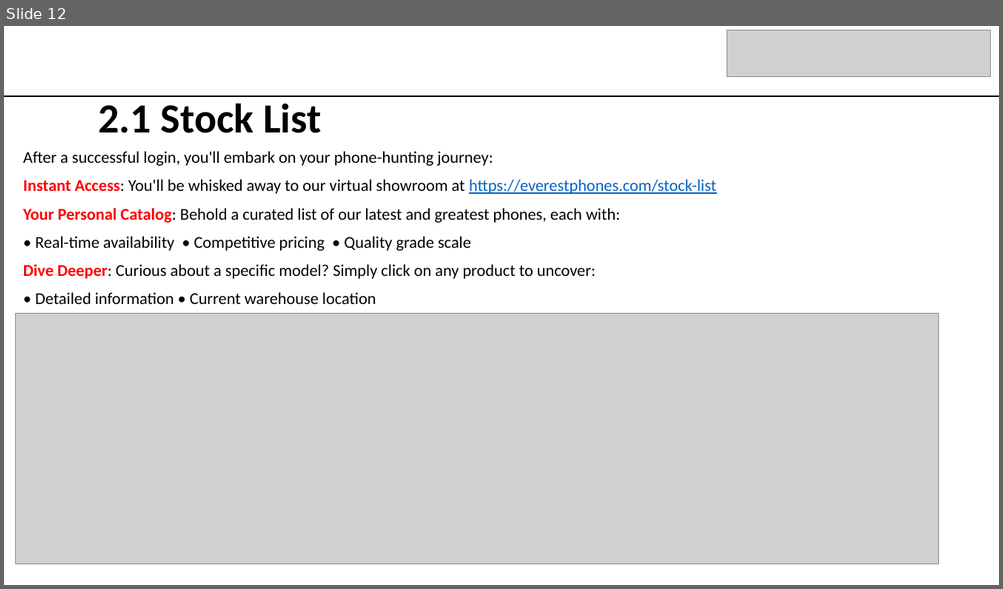
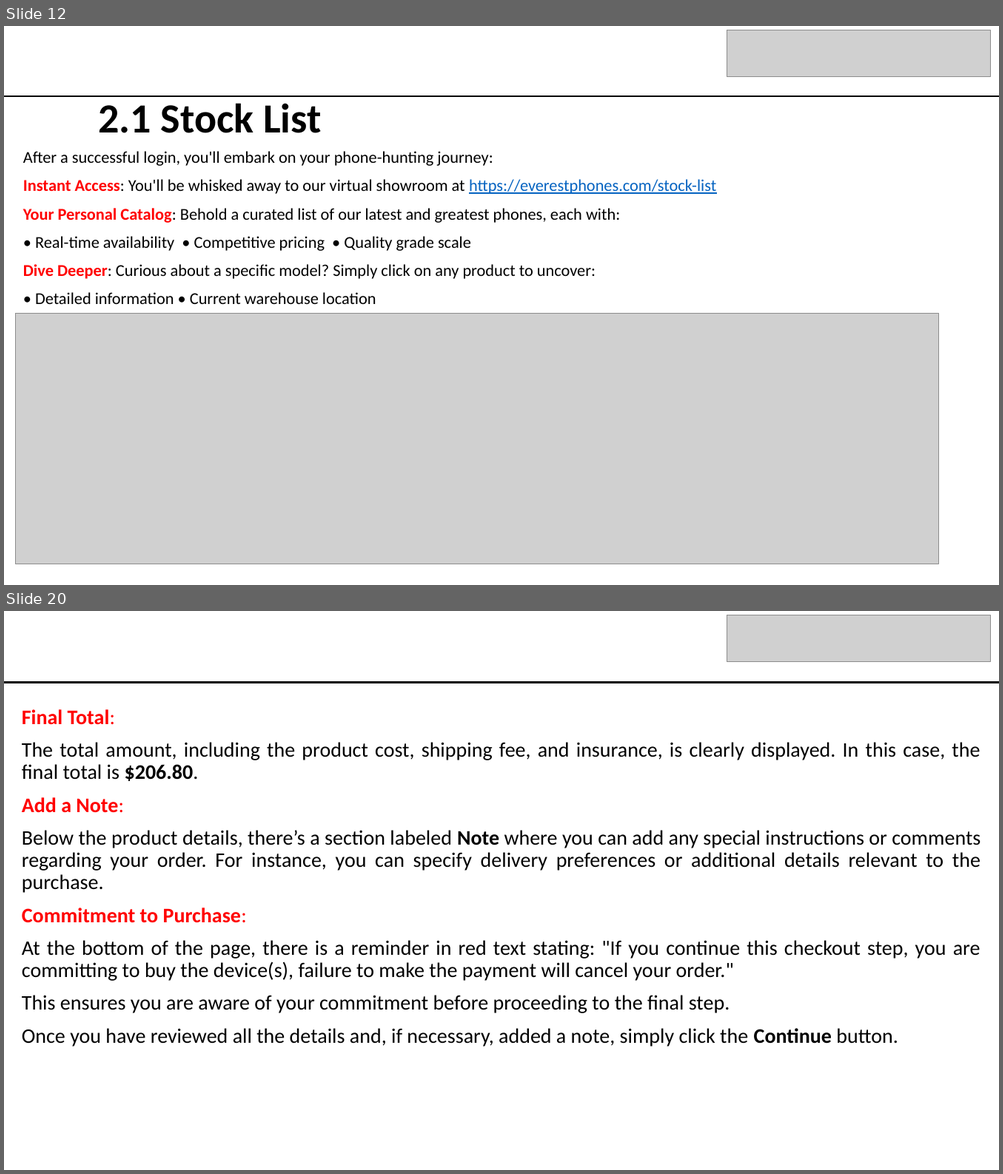
Before and after one commit to bidhan948/Everest-Phones-User-Manual, a slide deck: EVEREST PHONES.pptx. Shown one above the other, each under a label of ours: slide 12 before the commit, slides 12 and 20 after it; the slides between them are not shown. The pictures are 1003x589 and 1003x1174 pixels, drawn with LibreOffice and Linux fonts; fonts in the diff are those of the drawing; grey boxes stand for pictures. Boxes give left, top, right and bottom in pixels: in the first picture for what was removed or moved away, otherwise in the second. Text is boxed around its words. In the diff, an @@ line names an element or a change of style, - is before the commit and + after.

Commit message:
Checkout

```diff
--- a/EVEREST PHONES.pptx
+++ b/EVEREST PHONES.pptx
@@ slide 20 added at (4, 611, 999, 1170), background #FFFFFF @@
@@ picture added at (727, 615, 990, 663) @@
@@ line added from (4, 683) to (999, 683), #000000 1.5 pt @@
@@ subtitle added at (22, 709, 980, 1047), 20 pt, text #000000 @@
+Final Total:
+The total amount, including the product cost, shipping fee, and insurance, is clearly displayed. In this case, the final total is $206.80.
+Add a Note:
+Below the product details, there’s a section labeled Note where you can add any special instructions or comments regarding your order. For instance, you can specify delivery preferences or additional details relevant to the purchase.
+Commitment to Purchase:
+At the bottom of the page, there is a reminder in red text stating: "If you continue this checkout step, you are committing to buy the device(s), failure to make the payment will cancel your order."
+This ensures you are aware of your commitment before proceeding to the final step.
+Once you have reviewed all the details and, if necessary, added a note, simply click the Continue button.
```
Also in this commit, not shown: 4 slides changed, 8 other slides added.
